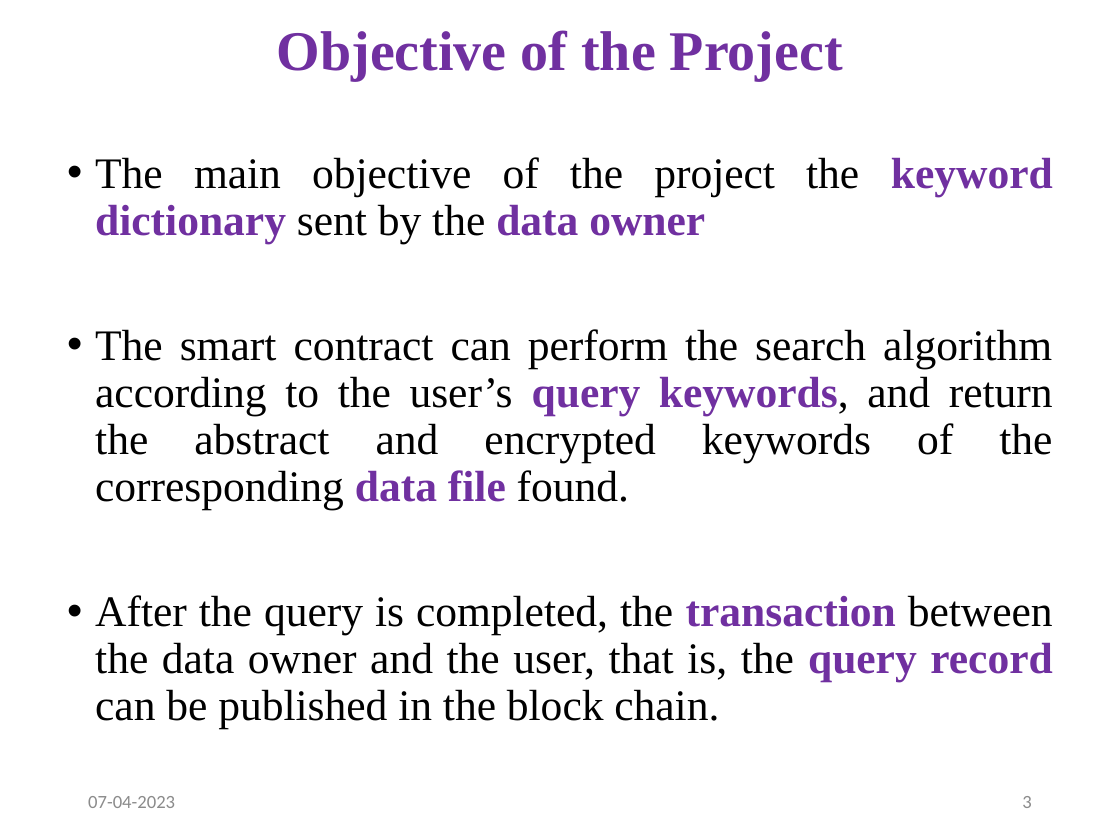
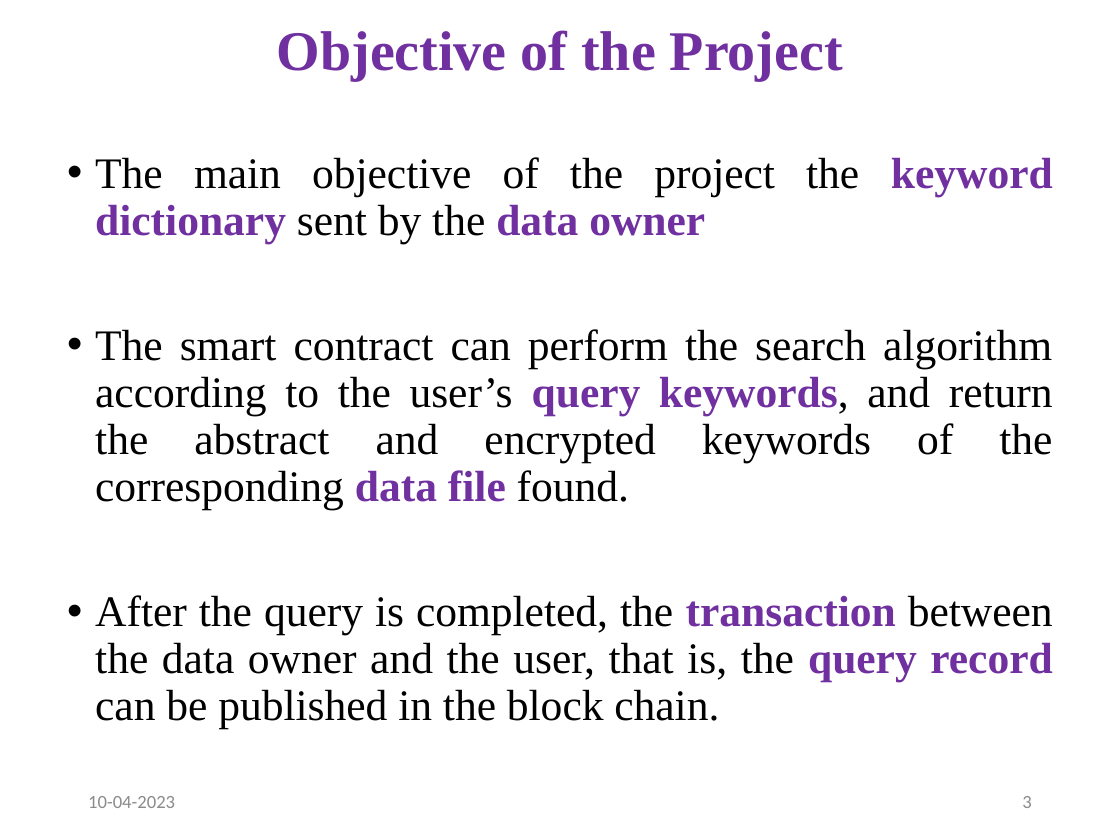
Before and after one commit to ValarmathyV/A-Blockchain-Based-Credible-and-Secure-Education-data-Management-using-PBFT-Algorithm, a slide deck: slide 3 of FINAL PPT FOR PRESENTATION.pptx. Drawn at 1120x840 pixels with LibreOffice and Linux fonts; fonts in the diff are those of the drawing. Boxes give left, top, right and bottom in pixels: in the first picture for what was removed or moved away, otherwise in the second. Text is boxed around its words. In the diff, an @@ line names an element or a change of style, - is before the commit and + after.

```diff
--- a/FINAL PPT FOR PRESENTATION.pptx
+++ b/FINAL PPT FOR PRESENTATION.pptx
@@ text at (88, 796, 175, 808): text changed @@
-07-04-2023
+10-04-2023
```
Also in this commit, not shown: 34 other slides changed.
